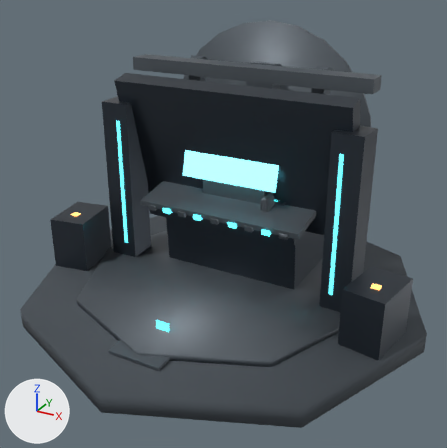
The glTF model public/assets/quest/quest_base_scene_v1.glb: old version first, new version second.
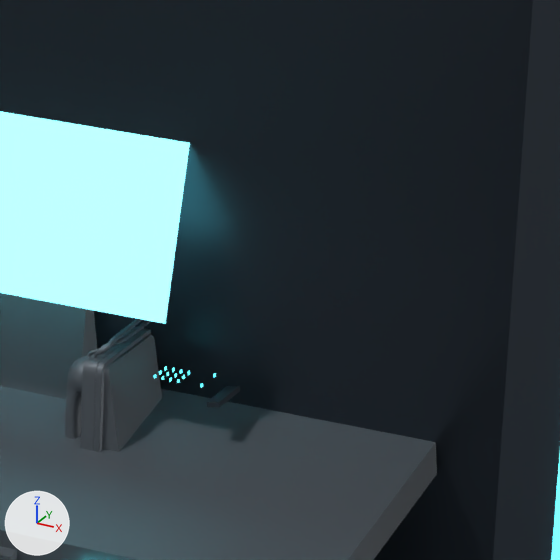
Each version appears first whole from a 50 mm lens placed at (3.38, -4.76, 3.9), pointed at (0.08, 1.25, 0.89), and next in a close-up on the part from 56% to 75% of the width and 32% to 51% of the height. The axes (+X, +Y, +Z) are drawn at lower left. The lights are the same throughout. The last two pictures show the newer version. Where no turn or scale is listed for an object, it has been applied to the vertices.

The first close-up shows 'ConsoleShelf', 'MainPanelFrame', 'MainPanelScreen', 'PedestalNeck', 'QuestPhoneHandset', 'QuestPhoneModel', 'RightDataPylon' and 2 more.
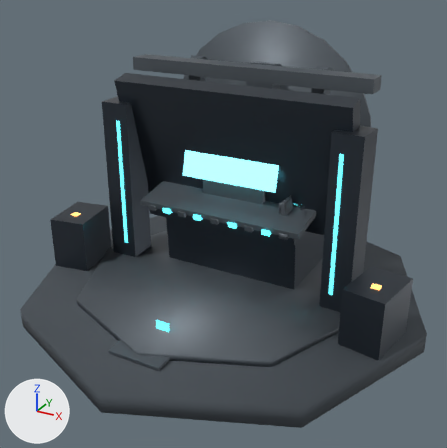
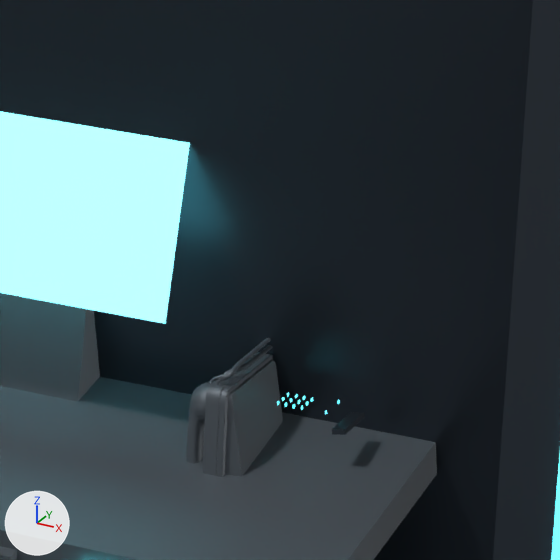
Scene script edits in JSON lines:
```json
{"op": "set", "path": "ob_questphonehandset.location", "old": "(0.716, 1.577, 1.162)", "new": "(0.956, 1.577, 1.157)"}
{"op": "set", "path": "ob_questphonekey_star.location", "old": "(0.631, 1.567, 1.179)", "new": "(0.871, 1.567, 1.174)"}
{"op": "set", "path": "ob_questphonemodel.location", "old": "(0.564, 1.566, 1.107)", "new": "(0.804, 1.566, 1.102)"}
```

Where the change shows, as pixel boxes [x1, y1, x2, y2] in the close-ups (560 x 560 px):
```json
{"object": "QuestPhoneModel", "change": "moved", "before": [65, 319, 162, 452], "after": [186, 338, 283, 477]}
{"object": "QuestPhoneHandset", "change": "moved", "before": [207, 386, 240, 407], "after": [332, 412, 365, 435]}
```
